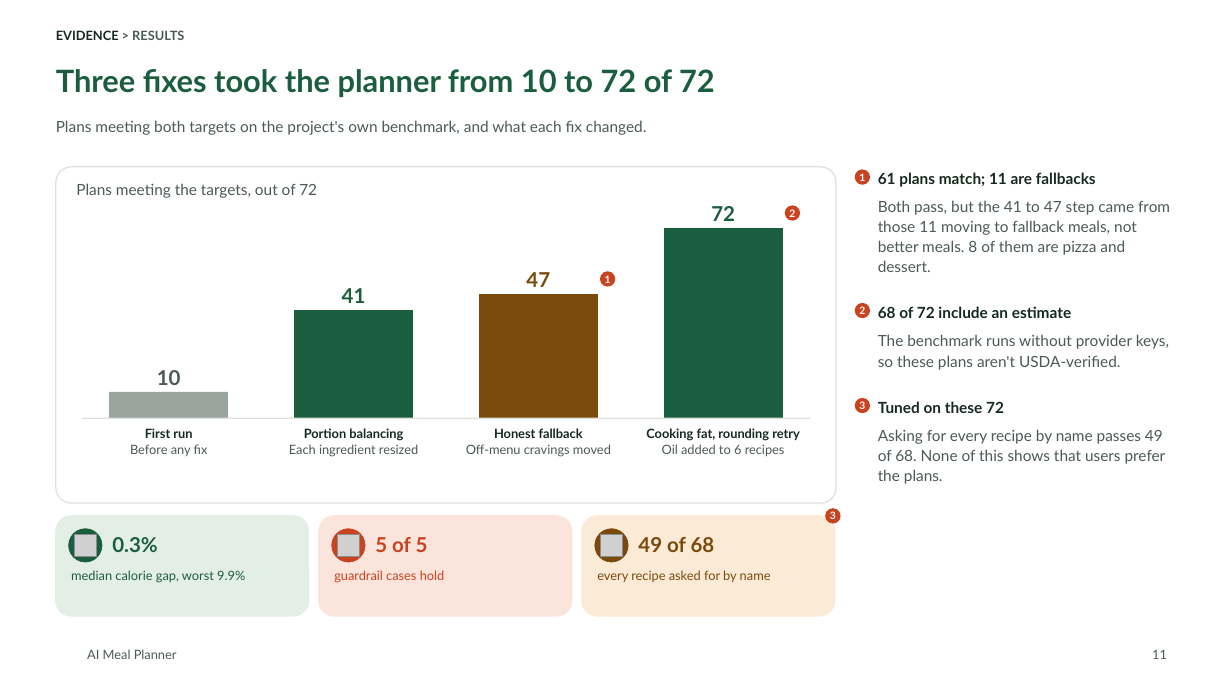
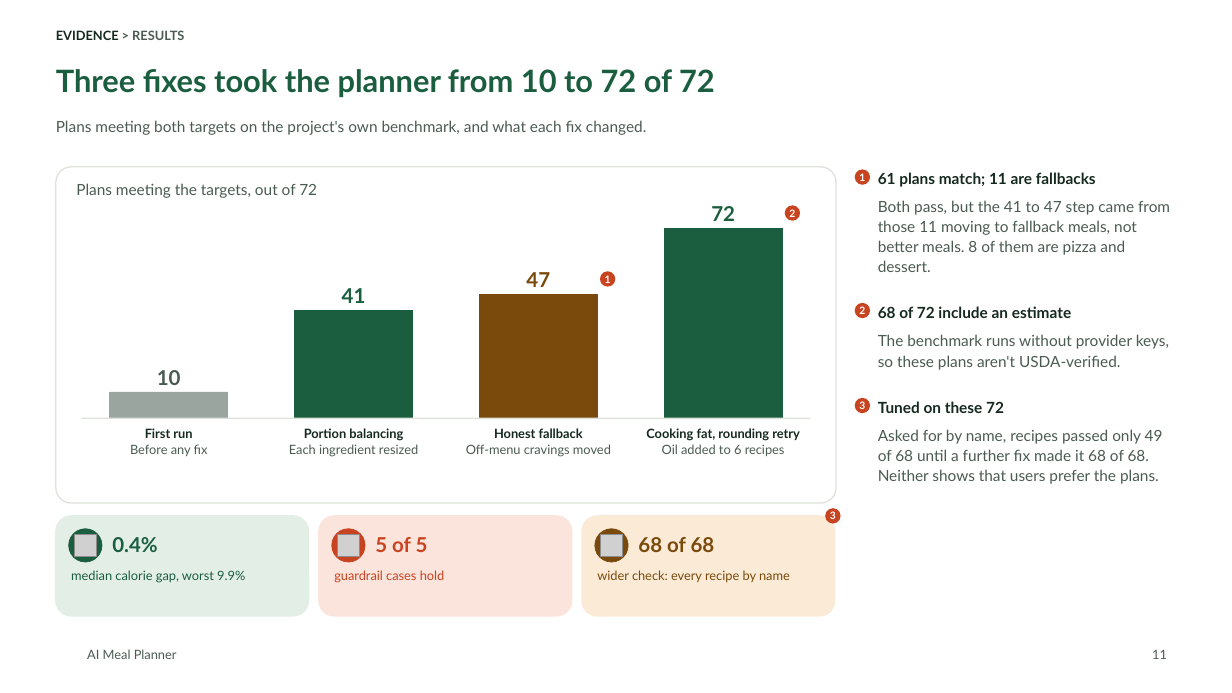
Before and after one commit to tuannm3812/ai-meal-planner, a slide deck: slide 11 of docs/showcase/ai-meal-planner-deck.pptx. Drawn at 1232x693 pixels with LibreOffice and Linux fonts; fonts in the diff are those of the drawing; grey boxes stand for pictures; background and template pictures are left out. Boxes give left, top, right and bottom in pixels: in the first picture for what was removed or moved away, otherwise in the second. Text is boxed around its words. In the diff, an @@ line names an element or a change of style, - is before the commit and + after.

```diff
--- a/docs/showcase/ai-meal-planner-deck.pptx
+++ b/docs/showcase/ai-meal-planner-deck.pptx
@@ text at [878,429,1163,484]: text changed @@
-Asking for every recipe by name passes 49 of 68. None of this shows that users prefer the plans.
+Asked for by name, recipes passed only 49 of 68 until a further fix made it 68 of 68. Neither shows that users prefer the plans.
@@ text at [112,537,157,552]: text changed @@
-0.3%
+0.4%
@@ text at [638,537,715,552]: text changed @@
-49 of 68
+68 of 68
@@ text at [597,570,790,582]: text changed @@
-every recipe asked for by name
+wider check: every recipe by name
```
Also in this commit, not shown: 4 other slides changed, 3 slides added, 1 slide removed, 18 other files.
